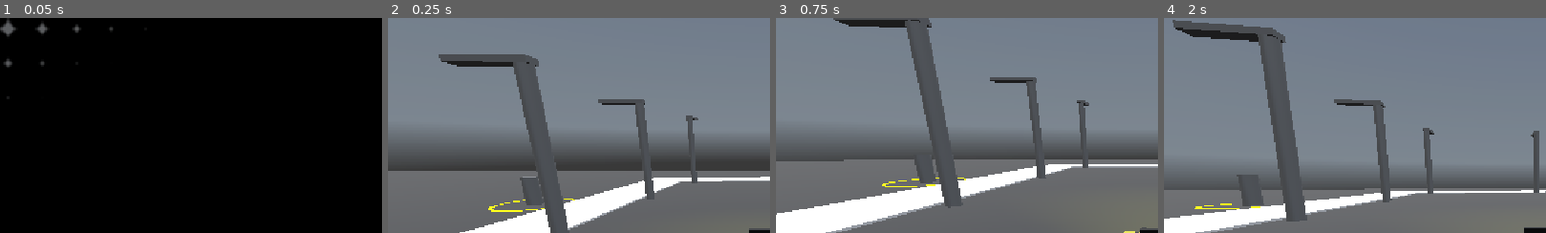
Above: before the commit, frames 1-4 (left to right).
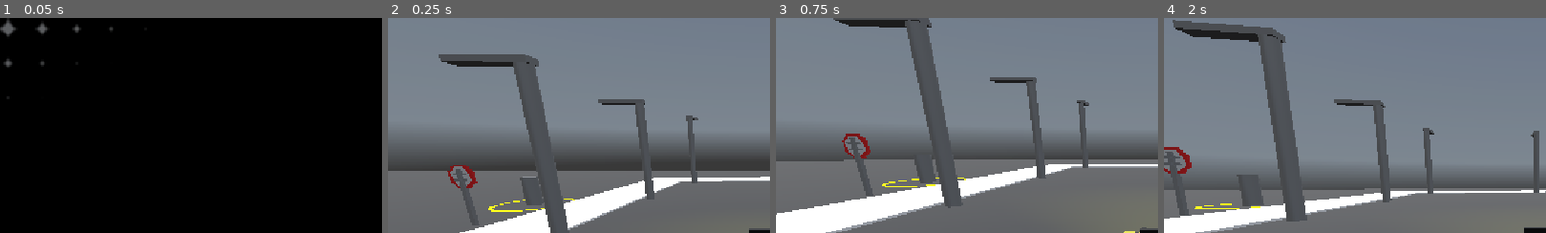
Above: after the commit, the same moments.

Repository: RafaeloxMC/super-taxi-sim
Game: Godot game, scene res://scenes/map/world.tscn
Two runs of this game, one before a commit and one after it. Both use one fixed random seed, a clock stepped at 60 frames per second and the inputs below. This scene is started directly instead of the project's main scene. A sky picture missing from this copy of the repository is replaced by a grey-blue gradient.
Inputs (mouse positions are % of the whole screen's width and height, from its top left):
- Up to frame 1 (0.05 s): no input
- Up to frame 2 (0.25 s): no input
- Up to frame 3 (0.75 s): tap Enter at 0.5 s; move the mouse to (72, 45) at 0.52 s; hold D (steer_right) from 0.53 s (still down); tap Q (phone) at 0.6 s; click (72, 45) at 0.67 s
- Up to frame 4 (2 s): move the mouse to (50, 50) at 1.27 s; release D (steer_right) at 1.28 s; hold S (brake) from 1.28 s (still down); tap Alt at 1.35 s; click (50, 50) at 1.42 s
The pictures show only the part of the screen within x 0-50%, y 2-52%; the shares and areas given below are measured in that part.

Frame 1 is identical in both runs. In frame 2, 0.8% of the frame differs, in the area x 15-24%, y 68-97%; in frame 3, 0.8%; in frame 4, 0.8%, in the area x 0-8%, y 60-92%.

Commit message:
Place 2 temporary speed signs

Diff:
--- a/scenes/map/world.tscn
+++ b/scenes/map/world.tscn
@@ -11,6 +11,7 @@
 [ext_resource type="PackedScene" uid="uid://drmx08ct1gjwk" path="res://scenes/character.tscn" id="8_haap5"]
 [ext_resource type="PackedScene" uid="uid://deptlkjmquk5d" path="res://scenes/dropoff_location.tscn" id="9_p7bq3"]
 [ext_resource type="PackedScene" uid="uid://cq6bggfebbami" path="res://scenes/map/street_lamp.tscn" id="11_5kusv"]
+[ext_resource type="PackedScene" uid="uid://cjkknmm2vk7wt" path="res://scenes/map/speed_sign.tscn" id="12_3obwu"]
 
 [sub_resource type="StandardMaterial3D" id="StandardMaterial3D_5kusv"]
 albedo_color = Color(0.33660772, 0.33660758, 0.3366076, 1)
@@ -188,3 +189,10 @@
 
 [node name="Taxi" parent="." instance=ExtResource("1_nap83")]
 transform = Transform3D(1, 0, 0, 0, 1, 0, 0, 0, 1, -0.68463945, 3.8051562, -0.51555824)
+
+[node name="SpeedSign" parent="." instance=ExtResource("12_3obwu")]
+transform = Transform3D(-0.15, 0, -1.3113417e-08, 0, 0.14999999, 0, 1.3113417e-08, 0, -0.15, 22.797974, 0.5, 17.893564)
+
+[node name="SpeedSign2" parent="." instance=ExtResource("12_3obwu")]
+transform = Transform3D(-6.5567085e-09, 0, -0.15, 0, 0.14999999, 0, 0.15, 0, -6.5567085e-09, -27.595606, 0.5, -29.836758)
+speed_limit = 80
Not shown: 1 places in scenes/map/world.tscn that only renumber resources
